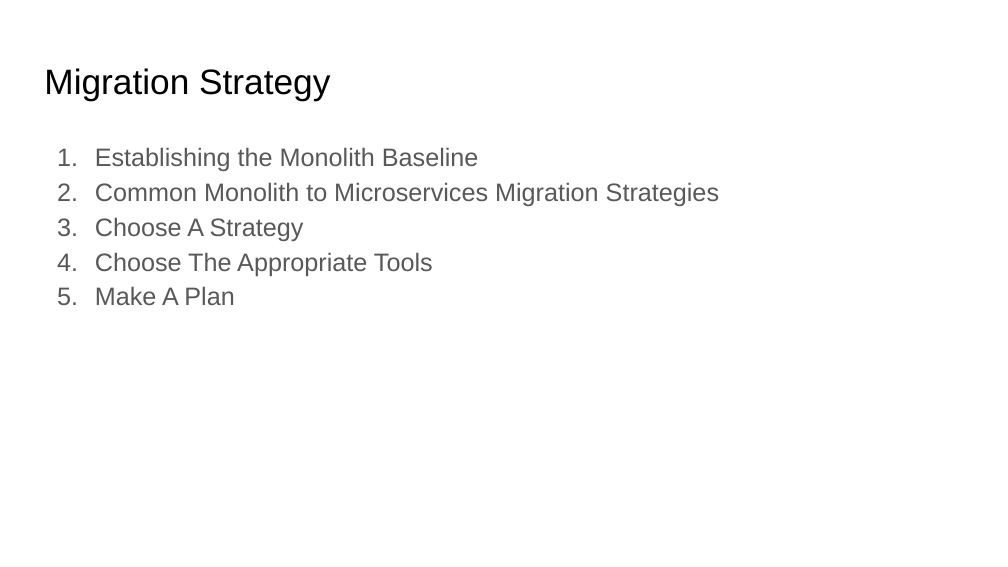
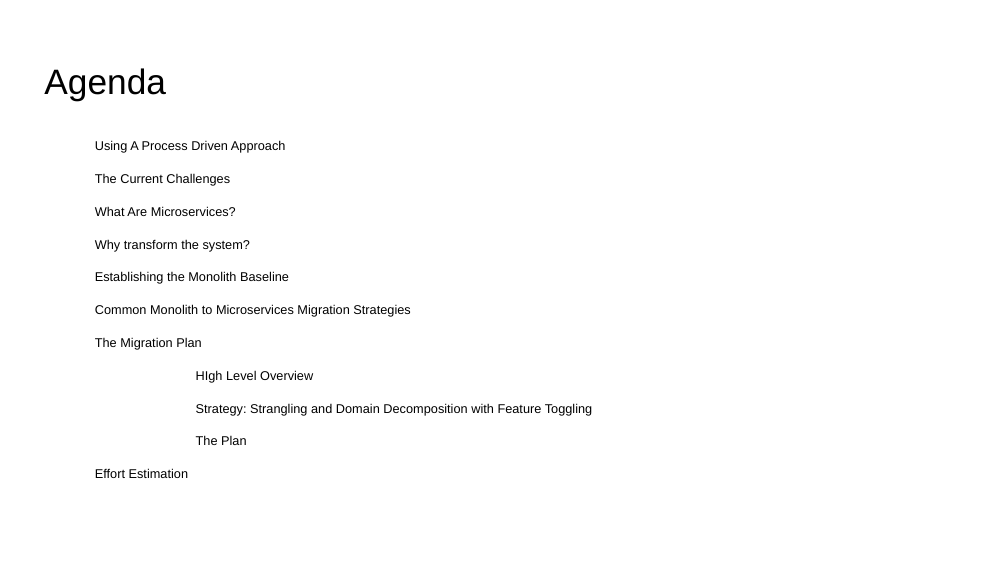
Before and after one commit to pfcit/nextgen-exam-system, a slide deck: slide 3 of ExamSystemMigration.pptx (slide 6 before the commit). Drawn at 1008x567 pixels with LibreOffice and Linux fonts; fonts in the diff are those of the drawing. Boxes give left, top, right and bottom in pixels: in the first picture for what was removed or moved away, otherwise in the second. Text is boxed around its words. In the diff, an @@ line names an element or a change of style, - is before the commit and + after.

Commit message:
Add files via upload
!st draft

```diff
--- a/ExamSystemMigration.pptx
+++ b/ExamSystemMigration.pptx
@@ title at (x1=44, y1=68, x2=166, y2=100): text changed @@
-Migration Strategy
+Agenda
@@ text at (x1=95, y1=140, x2=286, y2=252): paragraphs added @@
+Using A Process Driven Approach
+The Current Challenges
+What Are Microservices?
+Why transform the system?
@@ text at (x1=95, y1=271, x2=410, y2=317): size 18 to 9.1 pt, text colour #595959 to #000000 in "Establishing the Monolith Baseline", "Common Monolith to Microservices Migration Strategies"; bullet 1. to none; line spacing 1.15 to 1.05; more space between paragraphs @@
@@ text at (x1=95, y1=337, x2=593, y2=478): text changed; size 18 to 9.1 pt; text colour #595959 to #000000 @@
-3. Choose A Strategy
-4. Choose The Appropriate Tools
-5. Make A Plan
+The Migration Plan
+HIgh Level Overview
+Strategy: Strangling and Domain Decomposition with Feature Toggling
+The Plan
+Effort Estimation
```
Also in this commit, not shown: 4 other slides changed, 35 slides added.
